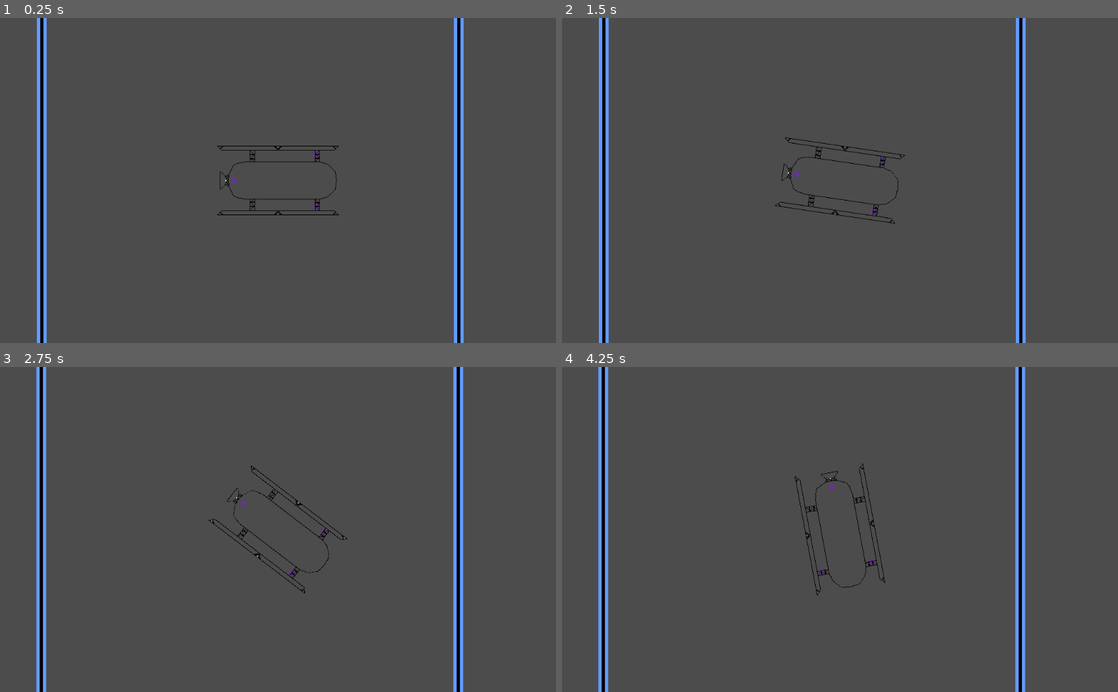
Above: before the commit, frames 1-4 (two rows, left to right).
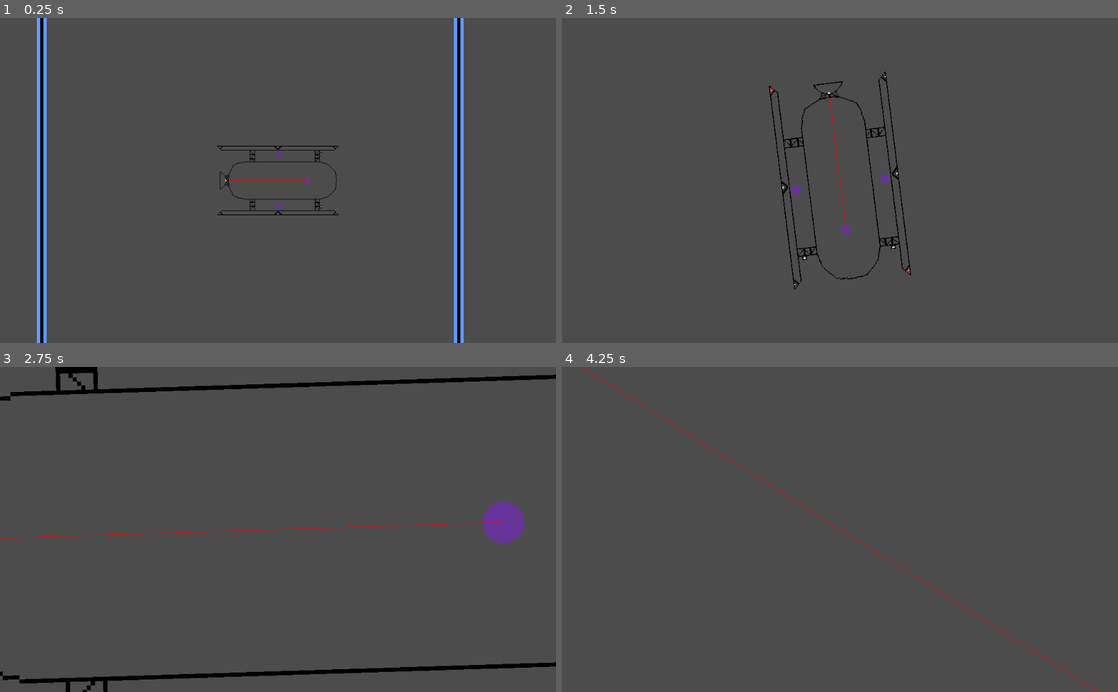
Above: after the commit, the same moments.

Repository: LottieVixen/space-game
Game: Godot game, scene res://levels/World.tscn
The game is run twice, just before and just after one commit, with the same random seed, the same clock (stepped at 60 frames per second) and the same inputs. Before the commit the project has no main scene; this scene is started directly in both runs.
Inputs (mouse positions are in pixels of both pictures, inside the frame that each line leads up to):
- Up to frame 1 (0.25 s): no input
- Up to frame 2 (1.5 s): tap Enter at 0.5 s; move the mouse to (962, 164) at 0.52 s; hold Mouse wheel up (zoom_in, bound only after the commit) 0.53-1.28 s; hold E (roll_right) from 0.53 s (still down); click (962, 164) at 0.67 s; tap Space (jump) at 0.77 s; tap Mouse wheel down (zoom_out, bound only after the commit) at 0.8, 1.35 s; move the mouse to (728, 196) at 1.27 s; click (728, 196) at 1.42 s
- Up to frame 3 (2.75 s): tap Space (jump) at 1.52 s; tap Mouse wheel up (zoom_in, bound only after the commit) at 1.55 s; move the mouse to (333, 458) at 2.02 s; release E (roll_right) at 2.03 s; hold Q (roll_left) from 2.03 s (still down); hold Mouse wheel up (zoom_in, bound only after the commit) from 2.03 s (still down); click (333, 458) at 2.17 s; tap Mouse wheel down (zoom_out, bound only after the commit) at 2.3 s
- Up to frame 4 (4.25 s): move the mouse to (812, 594) at 2.77 s; release Q (roll_left) at 2.78 s; release Mouse wheel up (zoom_in, bound only after the commit) at 2.78 s; hold E (roll_right) from 2.78 s (still down); tap Mouse wheel down (zoom_out, bound only after the commit) at 2.85, 3.8 s; click (812, 594) at 2.92 s; tap Space (jump) at 3.02, 3.77 s; tap Mouse wheel up (zoom_in, bound only after the commit) at 3.05 s; move the mouse to (1006, 578) at 3.52 s; hold Mouse wheel up (zoom_in, bound only after the commit) from 3.53 s (still down); click (1006, 578) at 3.67 s

The runs differ from the first frame. In frame 1, 0.1% of the frame differs, in the area x 41-58%, y 41-59%; in frame 2, 5.2%; in frame 3, 8.1%, in the area x 0-100%, y 0-100%; in frame 4, 4.5%.

Commit message:
added some camera stuff and images for thrusters

Diff:
--- a/levels/Ship_03.gd
+++ b/levels/Ship_03.gd
@@ -4,10 +4,10 @@
 var screensize
 
 #thrust Vectors
-export (Vector2) var thrust_force = Vector2(15,0)
-var thrust_rev = Vector2(-7.5,0)
-var thrust_up = Vector2(0,7.5)
-var thrust_down = Vector2(0,-7.5)
+export (Vector2) var thrust_force = Vector2(150,0)
+var thrust_rev = Vector2(-75,0)
+var thrust_up = Vector2(0,75)
+var thrust_down = Vector2(0,-75)
 
 #controls
 var forward = 0
@@ -21,6 +21,11 @@
 
 func _draw():
 	draw_circle((to_local($Thrusters/Rear.global_position) + thrust_force),5,Color.rebeccapurple)
+	#Draw vector for rear thruster #Issue
+	draw_line(to_local($Thrusters/Rear.global_position),(
+		to_local($Thrusters/Rear.global_position) +
+		thrust_force.rotated(global_rotation)
+		),Color.red)
 	draw_circle((to_local($Thrusters/Left/Forward.global_position) + thrust_rev),5,Color.rebeccapurple)
 	draw_circle((to_local($Thrusters/Right/Forward.global_position) + thrust_rev),5,Color.rebeccapurple)
 	#draw_circle((Vector2(0,0) + thrust_force),5,Color.rebeccapurple)
@@ -32,16 +37,30 @@
 		forward = 0
 	if Input.is_action_pressed("reverse_thrust"):
 		reverse = 1
+		$Thrusters/Left/Forward/highlight.visible = true
+		$Thrusters/Right/Forward/highlight.visible = true
 	else:
 		reverse = 0
+		$Thrusters/Left/Forward/highlight.visible = false
+		$Thrusters/Right/Forward/highlight.visible = false
 	if Input.is_action_pressed("roll_left"):
 		roll_left = 1
+		$Thrusters/Left/Rear/highlight.visible = true
+		$Thrusters/Right/Front/highlight.visible = true
 	else:
 		roll_left = 0
+		$Thrusters/Left/Rear/highlight.visible = false
+		$Thrusters/Right/Front/highlight.visible = false
 	if Input.is_action_pressed("roll_right"):
 		roll_right = 1
+		$Thrusters/Left/Front/highlight.visible = true
+		$Thrusters/Right/Rear/highlight.visible = true
 	else:
 		roll_right = 0
+		$Thrusters/Left/Front/highlight.visible = false
+		$Thrusters/Right/Rear/highlight.visible = false
+
+	$Thrusters/Rear/highlight.visible = bool(forward)
 
 func _integrate_forces(_state):
 	#if !centered:
@@ -51,7 +70,11 @@
 	#	state.set_transform(xform)
 	#	centered = true
 	#add_force($Thrusters/Rear.global_position, thrust_force * forward)
-	apply_impulse(to_local($Thrusters/Rear.global_position), thrust_force * forward)
+	#apply impulse vector for rear thruster #Issue
+	apply_impulse(
+		to_local($Thrusters/Rear.global_position),
+		thrust_force.rotated(global_rotation) * forward
+		)
 	apply_impulse(to_local($Thrusters/Left/Forward.global_position), thrust_rev * reverse)
 	apply_impulse(to_local($Thrusters/Right/Forward.global_position), thrust_rev * reverse)
 
--- a/levels/Ship_03.tscn
+++ b/levels/Ship_03.tscn
@@ -1,7 +1,11 @@
-[gd_scene load_steps=4 format=2]
+[gd_scene load_steps=8 format=2]
 
 [ext_resource path="res://ASSETS/ship.png" type="Texture" id=1]
 [ext_resource path="res://levels/Ship_03.gd" type="Script" id=2]
+[ext_resource path="res://ASSETS/forward-thruster-highlights.png" type="Texture" id=3]
+[ext_resource path="res://ASSETS/center-thruster-highlight.png" type="Texture" id=4]
+[ext_resource path="res://ASSETS/main-thruster-highlight.png" type="Texture" id=5]
+[ext_resource path="res://ASSETS/outer-corner-thruster-highlight.png" type="Texture" id=6]
 
 [sub_resource type="RectangleShape2D" id=1]
 extents = Vector2( 112.635, 64.2231 )
@@ -27,30 +31,78 @@
 [node name="Left" type="Node2D" parent="Thrusters"]
 
 [node name="Forward" type="Node2D" parent="Thrusters/Left"]
-position = Vector2( 77, -48 )
+position = Vector2( 79, -48.5 )
+
+[node name="highlight" type="Sprite" parent="Thrusters/Left/Forward"]
+visible = false
+position = Vector2( -1, 0 )
+texture = ExtResource( 3 )
 
 [node name="Front" type="Node2D" parent="Thrusters/Left"]
 position = Vector2( 106.5, -62.5 )
 
+[node name="highlight" type="Sprite" parent="Thrusters/Left/Front"]
+visible = false
+position = Vector2( 0, 1.5 )
+texture = ExtResource( 6 )
+flip_v = true
+
 [node name="Mid" type="Node2D" parent="Thrusters/Left"]
 position = Vector2( 0, -62.5 )
+
+[node name="highlight" type="Sprite" parent="Thrusters/Left/Mid"]
+visible = false
+position = Vector2( 0, 1.5 )
+texture = ExtResource( 4 )
+flip_v = true
 
 [node name="Rear" type="Node2D" parent="Thrusters/Left"]
 position = Vector2( -106.5, -62.5 )
 
+[node name="highlight" type="Sprite" parent="Thrusters/Left/Rear"]
+visible = false
+position = Vector2( 0, 1.5 )
+texture = ExtResource( 6 )
+flip_v = true
+
 [node name="Right" type="Node2D" parent="Thrusters"]
 
 [node name="Forward" type="Node2D" parent="Thrusters/Right"]
-position = Vector2( 77, 48 )
+position = Vector2( 79, 48.5 )
+
+[node name="highlight" type="Sprite" parent="Thrusters/Right/Forward"]
+visible = false
+position = Vector2( -1, 0 )
+texture = ExtResource( 3 )
 
 [node name="Front" type="Node2D" parent="Thrusters/Right"]
 position = Vector2( 106.5, 62.5 )
 
+[node name="highlight" type="Sprite" parent="Thrusters/Right/Front"]
+visible = false
+position = Vector2( 0, -1.5 )
+texture = ExtResource( 6 )
+
 [node name="Mid" type="Node2D" parent="Thrusters/Right"]
 position = Vector2( 0, 62.5 )
+
+[node name="highlight" type="Sprite" parent="Thrusters/Right/Mid"]
+visible = false
+position = Vector2( 0, -1.5 )
+texture = ExtResource( 4 )
 
 [node name="Rear" type="Node2D" parent="Thrusters/Right"]
 position = Vector2( -106.5, 62.5 )
 
+[node name="highlight" type="Sprite" parent="Thrusters/Right/Rear"]
+visible = false
+position = Vector2( 0, -1.5 )
+texture = ExtResource( 6 )
+
 [node name="Rear" type="Node2D" parent="Thrusters"]
 position = Vector2( -96, 0 )
+
+[node name="highlight" type="Sprite" parent="Thrusters/Rear"]
+visible = false
+position = Vector2( -4.5, 0 )
+texture = ExtResource( 5 )
--- a/levels/World.tscn
+++ b/levels/World.tscn
@@ -1,7 +1,8 @@
-[gd_scene load_steps=3 format=2]
+[gd_scene load_steps=4 format=2]
 
 [ext_resource path="res://levels/Ship_03.tscn" type="PackedScene" id=1]
 [ext_resource path="res://ASSETS/grid.png" type="Texture" id=2]
+[ext_resource path="res://scripts/Camera2D.gd" type="Script" id=3]
 
 [node name="World" type="Node2D"]
 
@@ -10,6 +11,7 @@
 
 [node name="Camera2D" type="Camera2D" parent="Ship"]
 current = true
+script = ExtResource( 3 )
 
 [node name="screensize" type="Node2D" parent="."]
 position = Vector2( 1024, 600 )
--- a/project.godot
+++ b/project.godot
@@ -11,6 +11,7 @@
 [application]
 
 config/name="inventory game"
+run/main_scene="res://levels/World.tscn"
 config/icon="res://ASSETS/icon.png"
 
 [autoload]
@@ -87,6 +88,18 @@
 , Object(InputEventKey,"resource_local_to_scene":false,"resource_name":"","device":0,"alt":false,"shift":false,"control":false,"meta":false,"command":false,"pressed":false,"scancode":16777234,"unicode":0,"echo":false,"script":null)
  ]
 }
+zoom_in={
+"deadzone": 0.5,
+"events": [ Object(InputEventMouseButton,"resource_local_to_scene":false,"resource_name":"","device":-1,"alt":false,"shift":false,"control":false,"meta":false,"command":false,"button_mask":0,"position":Vector2( 0, 0 ),"global_position":Vector2( 0, 0 ),"factor":1.0,"button_index":4,"pressed":false,"doubleclick":false,"script":null)
+, Object(InputEventMouseButton,"resource_local_to_scene":false,"resource_name":"","device":-1,"alt":false,"shift":false,"control":false,"meta":false,"command":false,"button_mask":0,"position":Vector2( 0, 0 ),"global_position":Vector2( 0, 0 ),"factor":1.0,"button_index":8,"pressed":false,"doubleclick":false,"script":null)
+ ]
+}
+zoom_out={
+"deadzone": 0.5,
+"events": [ Object(InputEventMouseButton,"resource_local_to_scene":false,"resource_name":"","device":-1,"alt":false,"shift":false,"control":false,"meta":false,"command":false,"button_mask":0,"position":Vector2( 0, 0 ),"global_position":Vector2( 0, 0 ),"factor":1.0,"button_index":5,"pressed":false,"doubleclick":false,"script":null)
+, Object(InputEventMouseButton,"resource_local_to_scene":false,"resource_name":"","device":-1,"alt":false,"shift":false,"control":false,"meta":false,"command":false,"button_mask":0,"position":Vector2( 0, 0 ),"global_position":Vector2( 0, 0 ),"factor":1.0,"button_index":9,"pressed":false,"doubleclick":false,"script":null)
+ ]
+}
 
 [layer_names]
 
--- /dev/null
+++ b/scripts/Camera2D.gd
@@ -0,0 +1,11 @@
+extends Camera2D
+
+
+func _ready():
+	pass
+
+func _process(delta):
+	if Input.is_action_pressed("zoom_in"):
+		zoom = Vector2(zoom.x - 0.01, zoom.y - 0.01)
+	elif Input.is_action_pressed("zoom_out"):
+		zoom = Vector2(zoom.x + 0.01, zoom.y + 0.01)
Binary file added: ASSETS/center-thruster-highlight.png
Not shown, added: ASSETS/center-thruster-highlight.png.import
Binary file added: ASSETS/forward-thruster-highlights.png
Not shown, added: ASSETS/forward-thruster-highlights.png.import
Binary file added: ASSETS/main-thruster-highlight.png
Not shown, added: ASSETS/main-thruster-highlight.png.import
Binary file added: ASSETS/outer-corner-thruster-highlight.png
Not shown, added: ASSETS/outer-corner-thruster-highlight.png.import
Binary file changed: ASSETS/ship.aseprite
Binary file changed: ASSETS/ship.png
